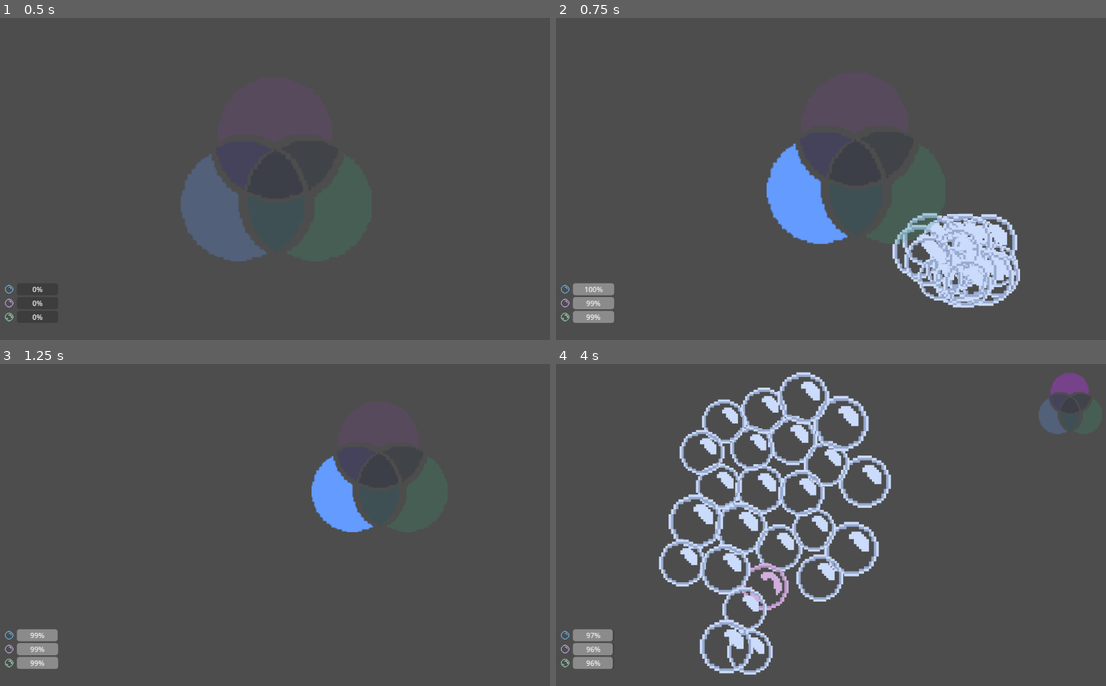
Above: before the commit, frames 1-4 (two rows, left to right).
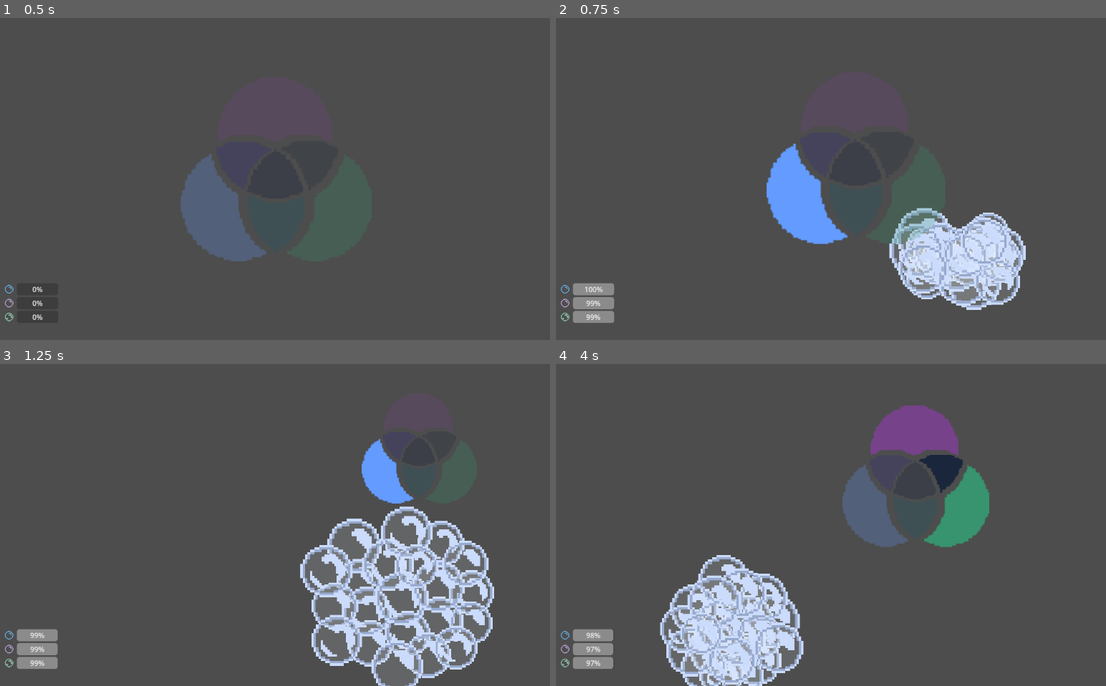
Above: after the commit, the same moments.

Repository: davirss/fakeltd.
Game: Godot game, scene res://Scenes/game.tscn
The game is run twice, just before and just after one commit, with the same random seed, the same clock (stepped at 60 frames per second) and the same inputs. This scene is started directly instead of the project's main scene.
Inputs (mouse positions are in pixels of both pictures, inside the frame that each line leads up to):
- Up to frame 1 (0.5 s): no input
- Up to frame 2 (0.75 s): tap Enter (ui_accept) at 0.5 s; move the mouse to (787, 207) at 0.52 s; click (787, 207) at 0.6 s
- Up to frame 3 (1.25 s): tap Enter (ui_accept) at 0.77 s
- Up to frame 4 (4 s): move the mouse to (968, 492) at 1.27 s; click (968, 492) at 1.35 s; tap Enter (ui_accept) at 1.52, 3.02, 3.77 s; move the mouse to (831, 454) at 2.02 s; click (831, 454) at 2.1 s; move the mouse to (803, 534) at 2.77 s; click (803, 534) at 2.85 s; move the mouse to (836, 496) at 3.52 s; click (836, 496) at 3.6 s

Frame 1 is identical in both runs. In frame 2, 4.1% of the frame differs, in the area x 60-86%, y 58-91%; in frame 3, 12%; in frame 4, 21%, in the area x 6-97%, y 2-100%.

Commit message:
Add pop bubble animation

Diff:
--- a/bubble/bubble.gd
+++ b/bubble/bubble.gd
@@ -1,11 +1,7 @@
 class_name Bubble extends BubbleDefinitions
 
-@export var bubble_state: BubbleDefinitions.BubbleState
+@export var bubble_state := BubbleDefinitions.BubbleState.NEUTRAL
 @export var bubble_speed = 100
-
-@onready var _mouse_collision_shape = MOUSE_COLLISION_SHAPE
-@onready var _body_collision_shape = BODY_COLLISION_SHAPE
-@onready var _bubble_sprite = BUBBLE_SPRITE
 
 
 var floating_target: Marker2D
@@ -20,6 +16,11 @@
 
 var _fixed_size_difference: float
 var _variable_size_difference: float
+
+
+func _is_currently_popping() -> bool:
+	return BUBBLE_SPRITE_ANIM_POP_KEYWORD in BUBBLE_SPRITE.animation
+
 
 func _calculate_variable_size_difference() -> void:
 	_fixed_size_difference = randf_range(0.025, 0.3)
@@ -40,39 +41,39 @@
 	)
 
 
-func _update_sprite(previous_bubble_state: BubbleDefinitions.BubbleState) -> void:
+func _update_sprite(previous_bubble_state) -> void:
 	if (previous_bubble_state == bubble_state):
 		return
 
 	match bubble_state:
 		BubbleDefinitions.BubbleState.NEUTRAL:
 			if randf() >= 0.5:
-				_bubble_sprite.texture = BUBBLE_SPRITE_WHITE
-				_mouse_collision_shape.debug_color = Color.ALICE_BLUE
-			else:
-				_bubble_sprite.texture = BUBBLE_SPRITE_WHITE_ALT
-				_mouse_collision_shape.debug_color = Color.ALICE_BLUE
+				BUBBLE_SPRITE.play(BUBBLE_SPRITE_ANIM_IDLE_WHITE)
+				BUBBLE_SHADE.set_modulate(Color(Color.ALICE_BLUE, 0.1375))
+			else:
+				BUBBLE_SPRITE.play(BUBBLE_SPRITE_ANIM_IDLE_WHITE_ALT)
+				BUBBLE_SHADE.set_modulate(Color(Color.ALICE_BLUE, 0.1375))
 		BubbleDefinitions.BubbleState.WHATSAPP:
 			if randf() >= 0.5:
-				_bubble_sprite.texture = BUBBLE_SPRITE_GREEN
-				_mouse_collision_shape.debug_color = Color.LAWN_GREEN
-			else:
-				_bubble_sprite.texture = BUBBLE_SPRITE_GREEN_ALT
-				_mouse_collision_shape.debug_color = Color.PALE_GREEN
+				BUBBLE_SPRITE.play(BUBBLE_SPRITE_ANIM_IDLE_GREEN)
+				BUBBLE_SHADE.set_modulate(Color(Color.LAWN_GREEN, 0.1375))
+			else:
+				BUBBLE_SPRITE.play(BUBBLE_SPRITE_ANIM_IDLE_GREEN_ALT)
+				BUBBLE_SHADE.set_modulate(Color(Color.PALE_GREEN, 0.1375))
 		BubbleDefinitions.BubbleState.FACEBOOK:
 			if randf() >= 0.5:
-				_bubble_sprite.texture = BUBBLE_SPRITE_BLUE
-				_mouse_collision_shape.debug_color = Color.NAVY_BLUE
-			else:
-				_bubble_sprite.texture = BUBBLE_SPRITE_BLUE_ALT
-				_mouse_collision_shape.debug_color = Color.ROYAL_BLUE
+				BUBBLE_SPRITE.play(BUBBLE_SPRITE_ANIM_IDLE_BLUE)
+				BUBBLE_SHADE.set_modulate(Color(Color.NAVY_BLUE, 0.1375))
+			else:
+				BUBBLE_SPRITE.play(BUBBLE_SPRITE_ANIM_IDLE_BLUE_ALT)
+				BUBBLE_SHADE.set_modulate(Color(Color.ROYAL_BLUE, 0.1375))
 		BubbleDefinitions.BubbleState.INSTAGRAM:
 			if randf() >= 0.5:
-				_bubble_sprite.texture = BUBBLE_SPRITE_PINK
-				_mouse_collision_shape.debug_color = Color.DEEP_PINK
-			else:
-				_bubble_sprite.texture = BUBBLE_SPRITE_PINK_ALT
-				_mouse_collision_shape.debug_color = Color.HOT_PINK
+				BUBBLE_SPRITE.play(BUBBLE_SPRITE_ANIM_IDLE_PINK)
+				BUBBLE_SHADE.set_modulate(Color(Color.DEEP_PINK, 0.1375))
+			else:
+				BUBBLE_SPRITE.play(BUBBLE_SPRITE_ANIM_IDLE_PINK_ALT)
+				BUBBLE_SHADE.set_modulate(Color(Color.HOT_PINK, 0.1375))
 
 
 func _update_bubble_state_as_per_distribution() -> void:
@@ -101,18 +102,22 @@
 
 
 func _prepare_to_grow() -> void:
-	_mouse_collision_shape.scale = Vector2(0.0, 0.0)
-	_body_collision_shape.scale = Vector2(0.0, 0.0)
+	MOUSE_COLLISION_SHAPE.scale = Vector2(0.0, 0.0)
+	BODY_COLLISION_SHAPE.scale = Vector2(0.0, 0.0)
+	BUBBLE_SPRITE.scale = Vector2(1.0, 1.0)
+	BUBBLE_SPRITE.play(BUBBLE_SPRITE_ANIM_IDLE_WHITE)
+	BUBBLE_SHADE.scale = Vector2(1.0, 1.0)
+	BUBBLE_SHADE.set_visible(true)
 
 
 func _ready() -> void:
 	seed(1)
 	randomize()
+	_prepare_to_grow()
 	_calculate_variable_size_difference()
 	_calculate_distribution_ranges()
 	_calculate_variable_time_to_convert()
-	_update_sprite(bubble_state)
-	_prepare_to_grow()
+	_update_sprite(null)
 
 
 func _animate_size_update_for_neutral_state(time_to_update_milliseconds: float) -> void:
@@ -124,11 +129,17 @@
 	var clickable_growth := _ease_out_elastic(physics_growth) * _variable_size_difference
 	clickable_growth += _fixed_size_difference
 
-	var visual_growth: float = clickable_growth * 0.2
-
-	_mouse_collision_shape.scale = Vector2(clickable_growth, clickable_growth)
-	_bubble_sprite.scale = Vector2(visual_growth, visual_growth)
-	_body_collision_shape.scale = Vector2(physics_growth, physics_growth)
+	var visual_growth: float
+
+	if _is_currently_popping():
+		visual_growth = clickable_growth
+	else:
+		visual_growth = clickable_growth * 0.2
+
+	MOUSE_COLLISION_SHAPE.scale = Vector2(clickable_growth, clickable_growth)
+	BUBBLE_SHADE.scale = Vector2(visual_growth, visual_growth)
+	BUBBLE_SPRITE.scale = Vector2(visual_growth, visual_growth)
+	BODY_COLLISION_SHAPE.scale = Vector2(physics_growth, physics_growth)
 
 
 func _calculate_time_to_update_for_non_neutral_state() -> float:
@@ -177,11 +188,12 @@
 		_elapsed_time_milliseconds = 0.0
 		_update_bubble_state_as_per_distribution()
 
-	var direction = (floating_target.position - position).normalized()
-	# Calculate velocity based on direction and speed
-	velocity = direction * bubble_speed
-	# Move and check for collisions
-	move_and_slide()
+	if not _is_currently_popping():
+		var direction = (floating_target.position - position).normalized()
+		# Calculate velocity based on direction and speed
+		velocity = direction * bubble_speed
+		# Move and check for collisions
+		move_and_slide()
 
 
 func _input(event: InputEvent) -> void:
@@ -198,3 +210,25 @@
 
 func _on_body_mouse_exited() -> void:
 	_is_currently_hovered = false
+
+
+func destroy_self() -> void:
+	if not _is_currently_popping():
+		BODY_COLLISION_SHAPE.set_deferred("disabled", true)
+		BUBBLE_SHADE.set_visible(false)
+
+		match bubble_state:
+			BubbleDefinitions.BubbleState.NEUTRAL:
+				BUBBLE_SPRITE.play(BUBBLE_SPRITE_ANIM_POP_WHITE)
+			BubbleDefinitions.BubbleState.FACEBOOK:
+				BUBBLE_SPRITE.scale /= 0.2
+				BUBBLE_SPRITE.play(BUBBLE_SPRITE_ANIM_POP_BLUE)
+			BubbleDefinitions.BubbleState.WHATSAPP:
+				BUBBLE_SPRITE.scale /= 0.2
+				BUBBLE_SPRITE.play(BUBBLE_SPRITE_ANIM_POP_GREEN)
+			BubbleDefinitions.BubbleState.INSTAGRAM:
+				BUBBLE_SPRITE.scale /= 0.2
+				BUBBLE_SPRITE.play(BUBBLE_SPRITE_ANIM_POP_PINK)
+
+		await BUBBLE_SPRITE.animation_finished
+		queue_free()
--- a/bubble/bubble.tscn
+++ b/bubble/bubble.tscn
@@ -1,9 +1,361 @@
-[gd_scene load_steps=5 format=3 uid="uid://jsskjmbbjspf"]
+[gd_scene load_steps=55 format=3 uid="uid://jsskjmbbjspf"]
 
 [ext_resource type="Script" path="res://bubble/bubble.gd" id="1_ufsww"]
+[ext_resource type="Texture2D" uid="uid://bb028qj7qiiyw" path="res://Resources/bubbles sprites/bubble-shade.png" id="2_aon60"]
 [ext_resource type="Texture2D" uid="uid://xuiv3y1du2ij" path="res://Resources/bubbles sprites/bubble-1-white.png" id="2_hx1px"]
+[ext_resource type="Texture2D" uid="uid://bwk2h82e6t517" path="res://Resources/bubbles sprites/bubbles-poping-sprite sheet.png" id="3_v42x3"]
+[ext_resource type="Texture2D" uid="uid://d4hgseoslbge6" path="res://Resources/bubbles sprites/bubble-1-green.png" id="4_7rynx"]
+[ext_resource type="Texture2D" uid="uid://dskd0rvt6r8dy" path="res://Resources/bubbles sprites/bubble-1-blue.png" id="4_dkklh"]
+[ext_resource type="Texture2D" uid="uid://c6kmqtuyqbnxi" path="res://Resources/bubbles sprites/bubble-1-pink.png" id="4_p02qi"]
+[ext_resource type="Texture2D" uid="uid://gdsrnfkwoyx2" path="res://Resources/bubbles sprites/bubble-2-blue.png" id="5_rldod"]
+[ext_resource type="Texture2D" uid="uid://bv2in8qyjwsg2" path="res://Resources/bubbles sprites/bubble-2-green.png" id="7_etm51"]
+[ext_resource type="Texture2D" uid="uid://mkw7kragxbju" path="res://Resources/bubbles sprites/bubble-2-pink.png" id="9_n0n80"]
+[ext_resource type="Texture2D" uid="uid://bdfbstgn4kvh0" path="res://Resources/bubbles sprites/bubble-2-white.png" id="10_5uabn"]
 
 [sub_resource type="CircleShape2D" id="CircleShape2D_cypwk"]
+
+[sub_resource type="AtlasTexture" id="AtlasTexture_lftcu"]
+atlas = ExtResource("4_dkklh")
+region = Rect2(0, 0, 160, 160)
+
+[sub_resource type="AtlasTexture" id="AtlasTexture_fnmhh"]
+atlas = ExtResource("5_rldod")
+region = Rect2(0, 0, 160, 160)
+
+[sub_resource type="AtlasTexture" id="AtlasTexture_nbwu5"]
+atlas = ExtResource("4_7rynx")
+region = Rect2(0, 0, 160, 160)
+
+[sub_resource type="AtlasTexture" id="AtlasTexture_b2qwd"]
+atlas = ExtResource("7_etm51")
+region = Rect2(0, 0, 160, 160)
+
+[sub_resource type="AtlasTexture" id="AtlasTexture_btehp"]
+atlas = ExtResource("4_p02qi")
+region = Rect2(0, 0, 160, 160)
+
+[sub_resource type="AtlasTexture" id="AtlasTexture_hqs7e"]
+atlas = ExtResource("9_n0n80")
+region = Rect2(0, 0, 160, 160)
+
+[sub_resource type="AtlasTexture" id="AtlasTexture_uxtt8"]
+atlas = ExtResource("2_hx1px")
+region = Rect2(0, 0, 160, 160)
+
+[sub_resource type="AtlasTexture" id="AtlasTexture_dbdrg"]
+atlas = ExtResource("10_5uabn")
+region = Rect2(0, 0, 160, 160)
+
+[sub_resource type="AtlasTexture" id="AtlasTexture_7n25p"]
+atlas = ExtResource("3_v42x3")
+region = Rect2(0, 32, 32, 32)
+
+[sub_resource type="AtlasTexture" id="AtlasTexture_gfx3i"]
+atlas = ExtResource("3_v42x3")
+region = Rect2(32, 32, 32, 32)
+
+[sub_resource type="AtlasTexture" id="AtlasTexture_3rssm"]
+atlas = ExtResource("3_v42x3")
+region = Rect2(64, 32, 32, 32)
+
+[sub_resource type="AtlasTexture" id="AtlasTexture_7v36u"]
+atlas = ExtResource("3_v42x3")
+region = Rect2(96, 32, 32, 32)
+
+[sub_resource type="AtlasTexture" id="AtlasTexture_luvtt"]
+atlas = ExtResource("3_v42x3")
+region = Rect2(128, 32, 32, 32)
+
+[sub_resource type="AtlasTexture" id="AtlasTexture_0aq2r"]
+atlas = ExtResource("3_v42x3")
+region = Rect2(160, 32, 32, 32)
+
+[sub_resource type="AtlasTexture" id="AtlasTexture_pp176"]
+atlas = ExtResource("3_v42x3")
+region = Rect2(192, 32, 32, 32)
+
+[sub_resource type="AtlasTexture" id="AtlasTexture_bmyfi"]
+atlas = ExtResource("3_v42x3")
+region = Rect2(224, 32, 32, 32)
+
+[sub_resource type="AtlasTexture" id="AtlasTexture_kyb40"]
+atlas = ExtResource("3_v42x3")
+region = Rect2(0, 64, 32, 32)
+
+[sub_resource type="AtlasTexture" id="AtlasTexture_hkulc"]
+atlas = ExtResource("3_v42x3")
+region = Rect2(32, 64, 32, 32)
+
+[sub_resource type="AtlasTexture" id="AtlasTexture_17u7q"]
+atlas = ExtResource("3_v42x3")
+region = Rect2(64, 64, 32, 32)
+
+[sub_resource type="AtlasTexture" id="AtlasTexture_ornxg"]
+atlas = ExtResource("3_v42x3")
+region = Rect2(96, 64, 32, 32)
+
+[sub_resource type="AtlasTexture" id="AtlasTexture_kvjbs"]
+atlas = ExtResource("3_v42x3")
+region = Rect2(128, 64, 32, 32)
+
+[sub_resource type="AtlasTexture" id="AtlasTexture_si53x"]
+atlas = ExtResource("3_v42x3")
+region = Rect2(160, 64, 32, 32)
+
+[sub_resource type="AtlasTexture" id="AtlasTexture_gu5kj"]
+atlas = ExtResource("3_v42x3")
+region = Rect2(192, 64, 32, 32)
+
+[sub_resource type="AtlasTexture" id="AtlasTexture_3swno"]
+atlas = ExtResource("3_v42x3")
+region = Rect2(224, 64, 32, 32)
+
+[sub_resource type="AtlasTexture" id="AtlasTexture_ktpfh"]
+atlas = ExtResource("3_v42x3")
+region = Rect2(0, 96, 32, 32)
+
+[sub_resource type="AtlasTexture" id="AtlasTexture_v3xyt"]
+atlas = ExtResource("3_v42x3")
+region = Rect2(32, 96, 32, 32)
+
+[sub_resource type="AtlasTexture" id="AtlasTexture_njw4y"]
+atlas = ExtResource("3_v42x3")
+region = Rect2(64, 96, 32, 32)
+
+[sub_resource type="AtlasTexture" id="AtlasTexture_ov7yn"]
+atlas = ExtResource("3_v42x3")
+region = Rect2(96, 96, 32, 32)
+
+[sub_resource type="AtlasTexture" id="AtlasTexture_clf5w"]
+atlas = ExtResource("3_v42x3")
+region = Rect2(128, 96, 32, 32)
+
+[sub_resource type="AtlasTexture" id="AtlasTexture_sj6sc"]
+atlas = ExtResource("3_v42x3")
+region = Rect2(160, 96, 32, 32)
+
+[sub_resource type="AtlasTexture" id="AtlasTexture_6aajk"]
+atlas = ExtResource("3_v42x3")
+region = Rect2(192, 96, 32, 32)
+
+[sub_resource type="AtlasTexture" id="AtlasTexture_q2eni"]
+atlas = ExtResource("3_v42x3")
+region = Rect2(224, 96, 32, 32)
+
+[sub_resource type="AtlasTexture" id="AtlasTexture_yd4gd"]
+atlas = ExtResource("3_v42x3")
+region = Rect2(0, 0, 32, 32)
+
+[sub_resource type="AtlasTexture" id="AtlasTexture_2pcug"]
+atlas = ExtResource("3_v42x3")
+region = Rect2(32, 0, 32, 32)
+
+[sub_resource type="AtlasTexture" id="AtlasTexture_fb8r4"]
+atlas = ExtResource("3_v42x3")
+region = Rect2(64, 0, 32, 32)
+
+[sub_resource type="AtlasTexture" id="AtlasTexture_ab23d"]
+atlas = ExtResource("3_v42x3")
+region = Rect2(96, 0, 32, 32)
+
+[sub_resource type="AtlasTexture" id="AtlasTexture_i5t8x"]
+atlas = ExtResource("3_v42x3")
+region = Rect2(128, 0, 32, 32)
+
+[sub_resource type="AtlasTexture" id="AtlasTexture_62t3a"]
+atlas = ExtResource("3_v42x3")
+region = Rect2(160, 0, 32, 32)
+
+[sub_resource type="AtlasTexture" id="AtlasTexture_qmpia"]
+atlas = ExtResource("3_v42x3")
+region = Rect2(192, 0, 32, 32)
+
+[sub_resource type="AtlasTexture" id="AtlasTexture_asypo"]
+atlas = ExtResource("3_v42x3")
+region = Rect2(224, 0, 32, 32)
+
+[sub_resource type="SpriteFrames" id="SpriteFrames_0kvfu"]
+animations = [{
+"frames": [{
+"duration": 1.0,
+"texture": SubResource("AtlasTexture_lftcu")
+}],
+"loop": true,
+"name": &"idle_blue",
+"speed": 5.0
+}, {
+"frames": [{
+"duration": 1.0,
+"texture": SubResource("AtlasTexture_fnmhh")
+}],
+"loop": true,
+"name": &"idle_blue_alt",
+"speed": 5.0
+}, {
+"frames": [{
+"duration": 1.0,
+"texture": SubResource("AtlasTexture_nbwu5")
+}],
+"loop": true,
+"name": &"idle_green",
+"speed": 5.0
+}, {
+"frames": [{
+"duration": 1.0,
+"texture": SubResource("AtlasTexture_b2qwd")
+}],
+"loop": true,
+"name": &"idle_green_alt",
+"speed": 5.0
+}, {
+"frames": [{
+"duration": 1.0,
+"texture": SubResource("AtlasTexture_btehp")
+}],
+"loop": true,
+"name": &"idle_pink",
+"speed": 5.0
+}, {
+"frames": [{
+"duration": 1.0,
+"texture": SubResource("AtlasTexture_hqs7e")
+}],
+"loop": true,
+"name": &"idle_pink_alt",
+"speed": 5.0
+}, {
+"frames": [{
+"duration": 1.0,
+"texture": SubResource("AtlasTexture_uxtt8")
+}],
+"loop": true,
+"name": &"idle_white",
+"speed": 5.0
+}, {
+"frames": [{
+"duration": 1.0,
+"texture": SubResource("AtlasTexture_dbdrg")
+}],
+"loop": true,
+"name": &"idle_white_alt",
+"speed": 5.0
+}, {
+"frames": [{
+"duration": 1.0,
+"texture": SubResource("AtlasTexture_7n25p")
+}, {
+"duration": 1.0,
+"texture": SubResource("AtlasTexture_gfx3i")
+}, {
+"duration": 1.0,
+"texture": SubResource("AtlasTexture_3rssm")
+}, {
+"duration": 1.0,
+"texture": SubResource("AtlasTexture_7v36u")
+}, {
+"duration": 1.0,
+"texture": SubResource("AtlasTexture_luvtt")
+}, {
+"duration": 1.0,
+"texture": SubResource("AtlasTexture_0aq2r")
+}, {
+"duration": 1.0,
+"texture": SubResource("AtlasTexture_pp176")
+}, {
+"duration": 1.0,
+"texture": SubResource("AtlasTexture_bmyfi")
+}],
+"loop": false,
+"name": &"pop_blue",
+"speed": 24.0
+}, {
+"frames": [{
+"duration": 1.0,
+"texture": SubResource("AtlasTexture_kyb40")
+}, {
+"duration": 1.0,
+"texture": SubResource("AtlasTexture_hkulc")
+}, {
+"duration": 1.0,
+"texture": SubResource("AtlasTexture_17u7q")
+}, {
+"duration": 1.0,
+"texture": SubResource("AtlasTexture_ornxg")
+}, {
+"duration": 1.0,
+"texture": SubResource("AtlasTexture_kvjbs")
+}, {
+"duration": 1.0,
+"texture": SubResource("AtlasTexture_si53x")
+}, {
+"duration": 1.0,
+"texture": SubResource("AtlasTexture_gu5kj")
+}, {
+"duration": 1.0,
+"texture": SubResource("AtlasTexture_3swno")
+}],
+"loop": false,
+"name": &"pop_green",
+"speed": 24.0
+}, {
+"frames": [{
+"duration": 1.0,
+"texture": SubResource("AtlasTexture_ktpfh")
+}, {
+"duration": 1.0,
+"texture": SubResource("AtlasTexture_v3xyt")
+}, {
+"duration": 1.0,
+"texture": SubResource("AtlasTexture_njw4y")
+}, {
+"duration": 1.0,
+"texture": SubResource("AtlasTexture_ov7yn")
+}, {
+"duration": 1.0,
+"texture": SubResource("AtlasTexture_clf5w")
+}, {
+"duration": 1.0,
+"texture": SubResource("AtlasTexture_sj6sc")
+}, {
+"duration": 1.0,
+"texture": SubResource("AtlasTexture_6aajk")
+}, {
+"duration": 1.0,
+"texture": SubResource("AtlasTexture_q2eni")
+}],
+"loop": false,
+"name": &"pop_pink",
+"speed": 24.0
+}, {
+"frames": [{
+"duration": 1.0,
+"texture": SubResource("AtlasTexture_yd4gd")
+}, {
+"duration": 1.0,
+"texture": SubResource("AtlasTexture_2pcug")
+}, {
+"duration": 1.0,
+"texture": SubResource("AtlasTexture_fb8r4")
+}, {
+"duration": 1.0,
+"texture": SubResource("AtlasTexture_ab23d")
+}, {
+"duration": 1.0,
+"texture": SubResource("AtlasTexture_i5t8x")
+}, {
+"duration": 1.0,
+"texture": SubResource("AtlasTexture_62t3a")
+}, {
+"duration": 1.0,
+"texture": SubResource("AtlasTexture_qmpia")
+}, {
+"duration": 1.0,
+"texture": SubResource("AtlasTexture_asypo")
+}],
+"loop": false,
+"name": &"pop_white",
+"speed": 24.0
+}]
 
 [sub_resource type="CircleShape2D" id="CircleShape2D_pu1x0"]
 
@@ -17,9 +369,17 @@
 modulate = Color(1, 1, 1, 0.352941)
 shape = SubResource("CircleShape2D_cypwk")
 
-[node name="BubbleSprite" type="Sprite2D" parent="View"]
+[node name="BubbleShade" type="Sprite2D" parent="View"]
+modulate = Color(1, 1, 1, 0)
+texture_filter = 1
 scale = Vector2(0.2, 0.2)
-texture = ExtResource("2_hx1px")
+texture = ExtResource("2_aon60")
+
+[node name="BubbleSprite" type="AnimatedSprite2D" parent="View"]
+texture_filter = 1
+scale = Vector2(0.2, 0.2)
+sprite_frames = SubResource("SpriteFrames_0kvfu")
+animation = &"idle_white"
 
 [node name="BodyCollisionShape" type="CollisionShape2D" parent="."]
 visible = false
--- a/bubble/bubble_defs.gd
+++ b/bubble/bubble_defs.gd
@@ -8,7 +8,8 @@
 }
 
 @onready var MOUSE_COLLISION_SHAPE: CollisionShape2D = $View/MouseClickCollisionShape
-@onready var BUBBLE_SPRITE: Sprite2D = $View/BubbleSprite
+@onready var BUBBLE_SPRITE: AnimatedSprite2D = $View/BubbleSprite
+@onready var BUBBLE_SHADE: Sprite2D = $View/BubbleShade
 @onready var BODY_COLLISION_SHAPE: CollisionShape2D = $BodyCollisionShape
 
 
@@ -20,3 +21,18 @@
 const BUBBLE_SPRITE_GREEN_ALT = preload("res://Resources/bubbles sprites/bubble-2-green.png")
 const BUBBLE_SPRITE_PINK = preload("res://Resources/bubbles sprites/bubble-1-pink.png")
 const BUBBLE_SPRITE_PINK_ALT = preload("res://Resources/bubbles sprites/bubble-2-pink.png")
+
+const BUBBLE_SPRITE_ANIM_IDLE_WHITE = "idle_white"
+const BUBBLE_SPRITE_ANIM_IDLE_WHITE_ALT = "idle_white_alt"
+const BUBBLE_SPRITE_ANIM_IDLE_BLUE = "idle_blue"
+const BUBBLE_SPRITE_ANIM_IDLE_BLUE_ALT = "idle_blue_alt"
+const BUBBLE_SPRITE_ANIM_IDLE_GREEN = "idle_green"
+const BUBBLE_SPRITE_ANIM_IDLE_GREEN_ALT = "idle_green_alt"
+const BUBBLE_SPRITE_ANIM_IDLE_PINK = "idle_pink"
+const BUBBLE_SPRITE_ANIM_IDLE_PINK_ALT = "idle_pink_alt"
+
+const BUBBLE_SPRITE_ANIM_POP_KEYWORD = "pop"
+const BUBBLE_SPRITE_ANIM_POP_WHITE = "pop_white"
+const BUBBLE_SPRITE_ANIM_POP_BLUE = "pop_blue"
+const BUBBLE_SPRITE_ANIM_POP_GREEN = "pop_green"
+const BUBBLE_SPRITE_ANIM_POP_PINK = "pop_pink"
--- a/game_manager.gd
+++ b/game_manager.gd
@@ -153,16 +153,16 @@
 
 func _on_bubble_clicked(state: BubbleDefinitions.BubbleState, bubble: Bubble) -> void:
 	if (!_selected_group.has(state)):
-		print("Wrong bubble")
 		_on_wrong_bubble_popped(state)
-		bubble.queue_free()
+		bubble.destroy_self()
+
 		audio.stream = load("res://Resources/Sounds/Pop Sound Effects.ogg")
 		audio.play()
 		return
 
 	audio.stream = load("res://Resources/Sounds/Pop Sound Effects -3.ogg")
 	audio.play()
-	bubble.queue_free()
+	bubble.destroy_self()
 
 
 func _spawn_new_bubble(is_init_or_from_mistake: bool) -> void:
Binary file added: Resources/bubbles sprites/bubble-shade.png
Not shown, added: Resources/bubbles sprites/bubble-shade.png.import
Not shown: 1 places in Scenes/game.tscn that only renumber resources
